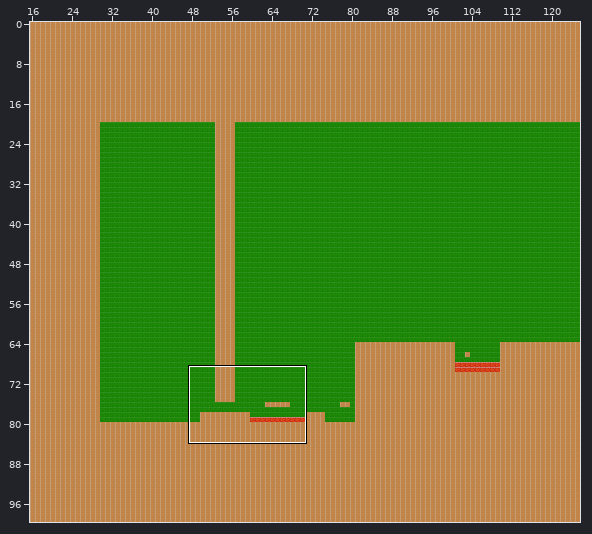
Tiled map -- assets/maps/level5.tmx. Above: a wide view before the commit, with the close-up outlined.
Close-up. First the earlier version:
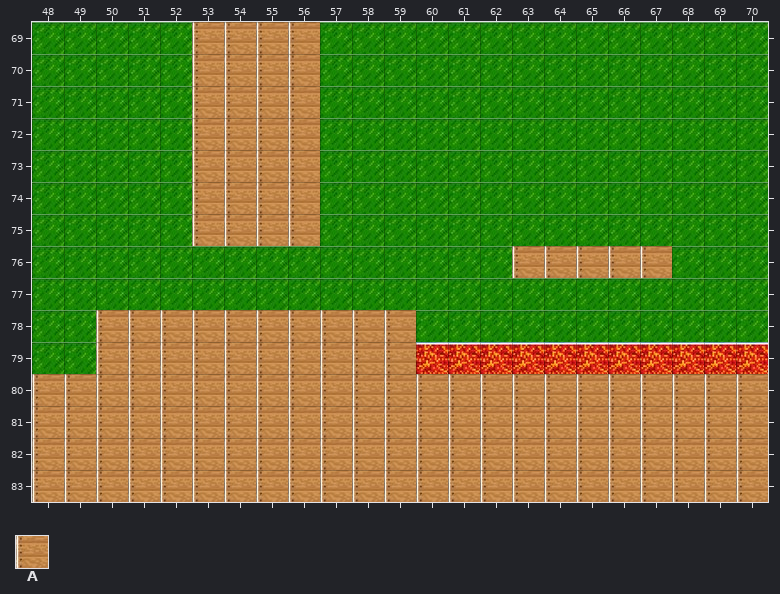
Cells are 32x32 px. Shown: x 48..70, y 69..83.
Key: from "blockset": A 99.
_ is an empty cell.
Layers that did not change in this view are not listed.
Layer "Blocks" before, first column x 48:
69 _____AAAA______________
70 _____AAAA______________
71 _____AAAA______________
72 _____AAAA______________
73 _____AAAA______________
74 _____AAAA______________
75 _____AAAA______________
76 _______________AAAAA___
77 _______________________
78 __AAAAAAAAAA___________
79 __AAAAAAAAAA___________
80 AAAAAAAAAAAAAAAAAAAAAAA
81 AAAAAAAAAAAAAAAAAAAAAAA
82 AAAAAAAAAAAAAAAAAAAAAAA
83 AAAAAAAAAAAAAAAAAAAAAAA
The same view after the edit:
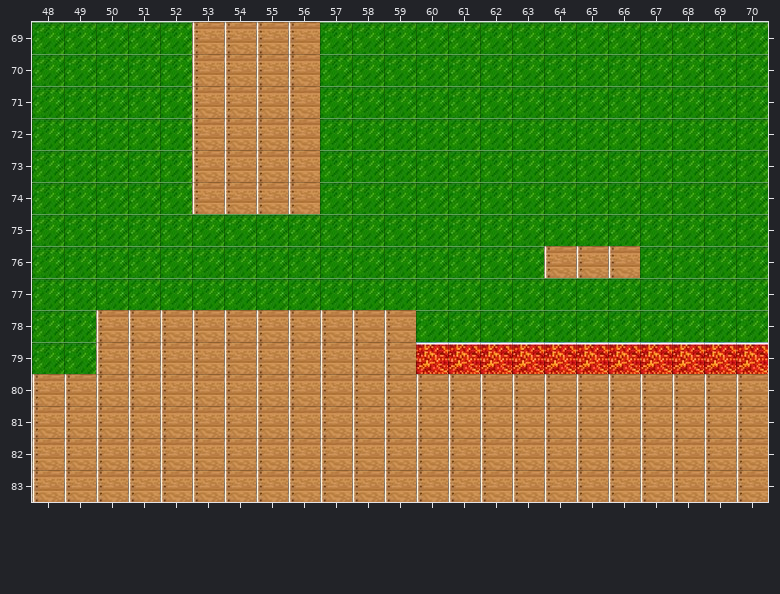
The exact change:
Changed rows in their new state; . is an unchanged cell.
Layer "Blocks":
first column x 53:
75 ____...........
76 .........._..._
